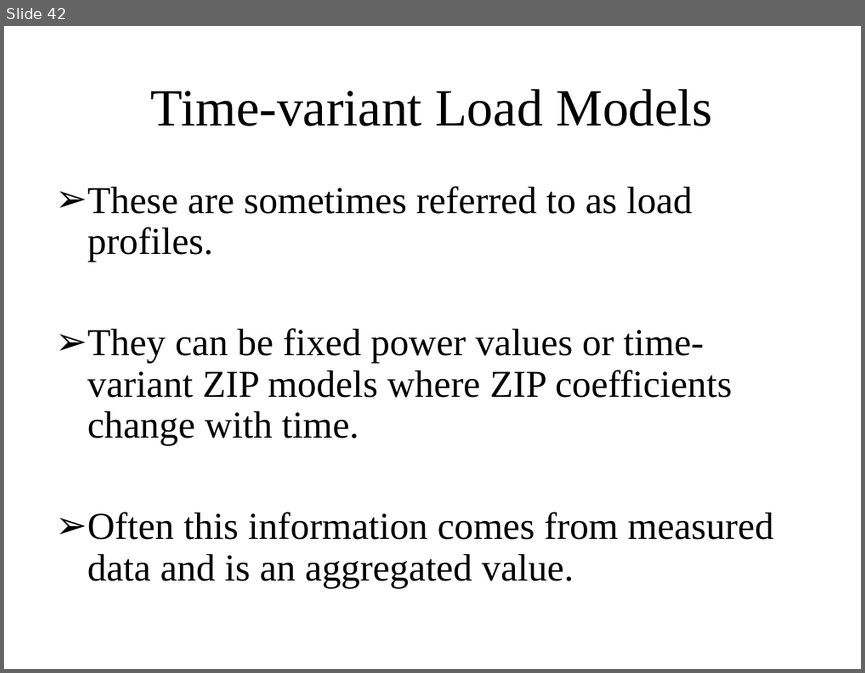
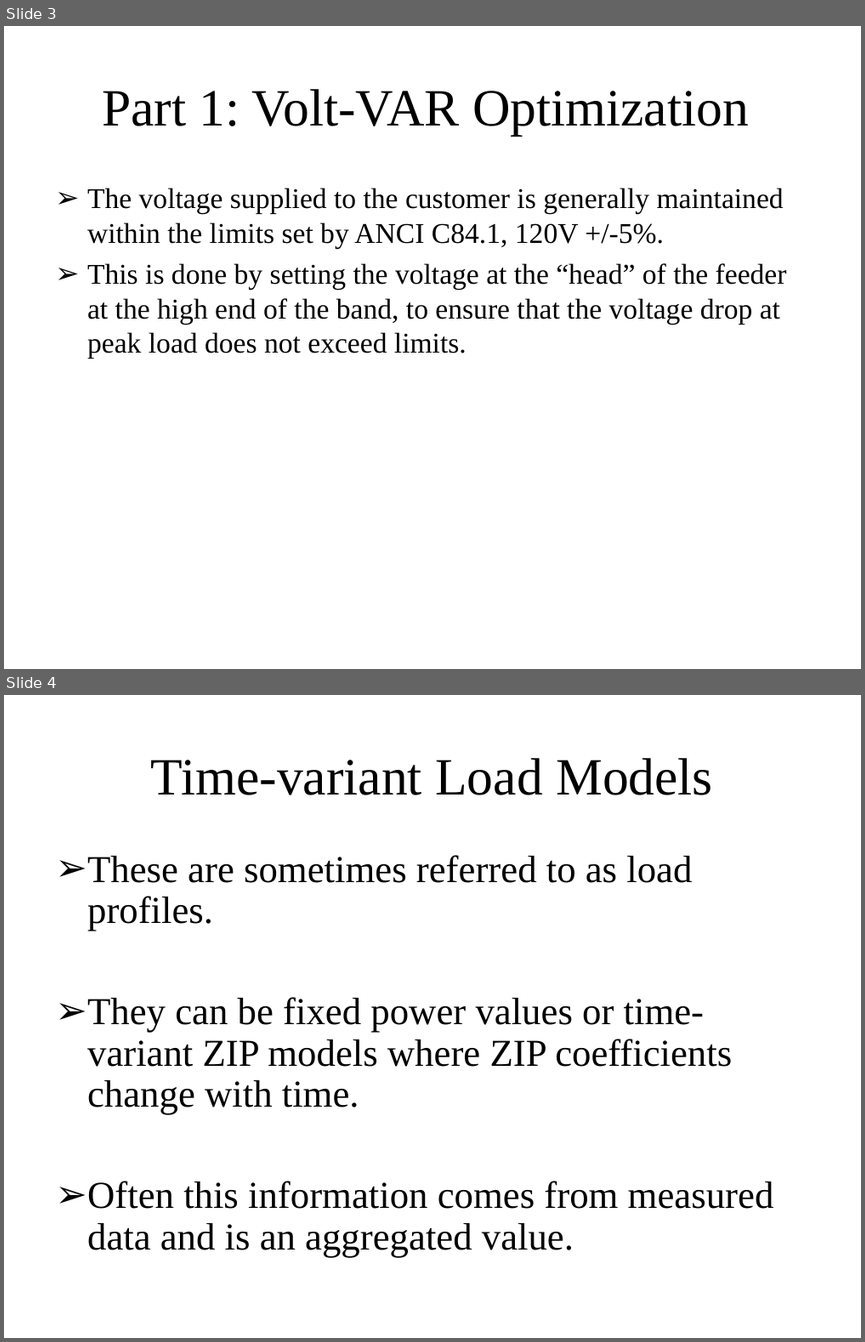
Before and after one commit to gridlab-d/course, a slide deck: Distribution_Analysis_Course/2.0 - CVR.ppt. Shown one above the other, each under a label of ours: slide 42 before the commit, slides 3 and 4 after it. The pictures are 865x673 and 865x1342 pixels, drawn with LibreOffice and Linux fonts; fonts in the diff are those of the drawing. Boxes give left, top, right and bottom in pixels: in the first picture for what was removed or moved away, otherwise in the second. Text is boxed around its words. In the diff, an @@ line names an element or a change of style, - is before the commit and + after.

```diff
--- a/Distribution_Analysis_Course/2.0 - CVR.ppt
+++ b/Distribution_Analysis_Course/2.0 - CVR.ppt
@@ slide 3 added at bbox=[4, 26, 861, 669], background #FFFFFF @@
@@ title added at bbox=[102, 89, 749, 136], 44 pt, text #000000 @@
+Part 1: Volt-VAR Optimization
@@ text added at bbox=[87, 188, 787, 358], 24 pt, text #000000 @@
+➢ The voltage supplied to the customer is generally maintained within the limits set by ANCI C84.1, 120V +/-5%.
+➢ This is done by setting the voltage at the “head” of the feeder at the high end of the band, to ensure that the voltage drop at peak load does not exceed limits.
@@ what was slide 42 is now slide 4 @@
```
Also in this commit, not shown: 3 slides changed, 3 other slides added, 3 slides removed.
